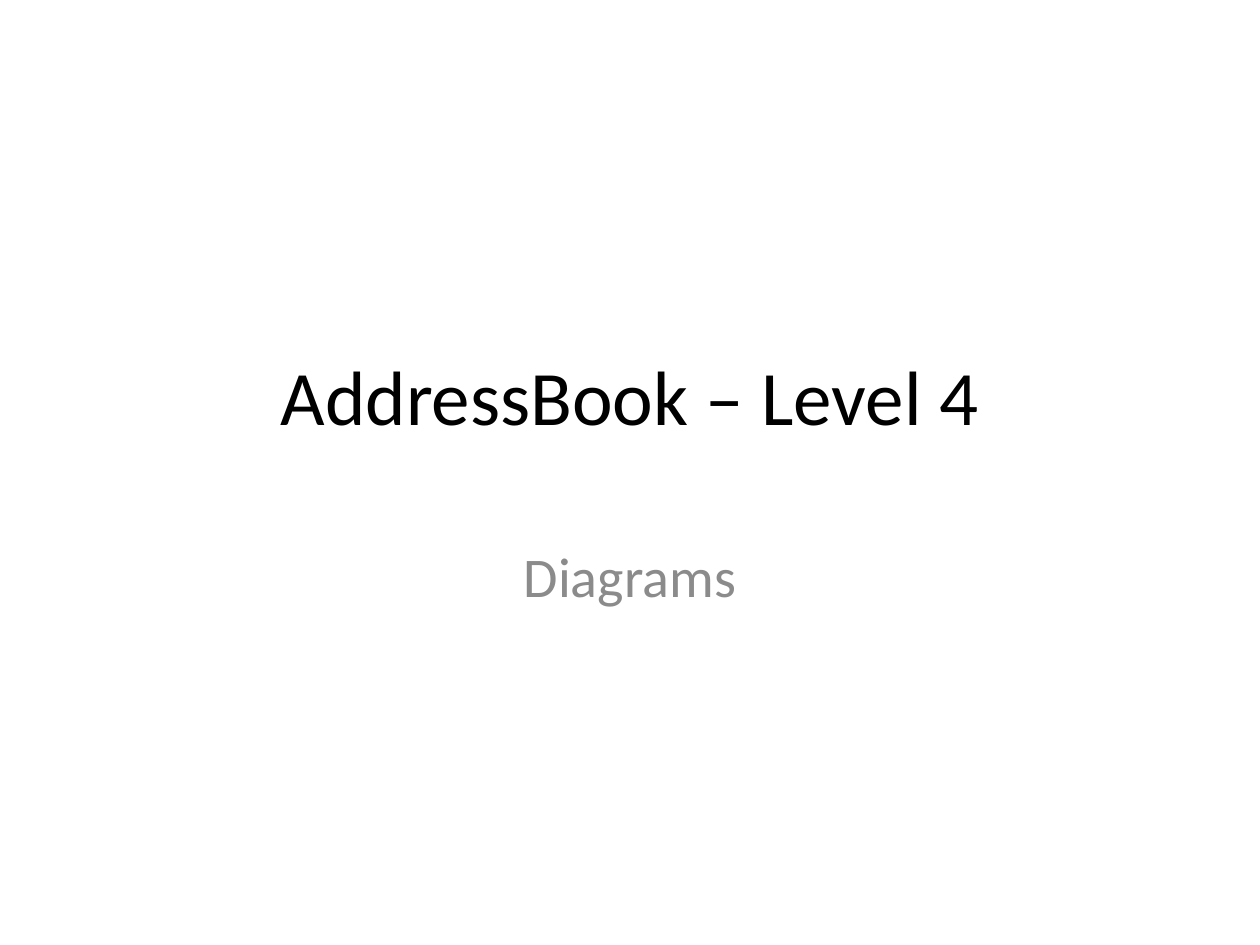
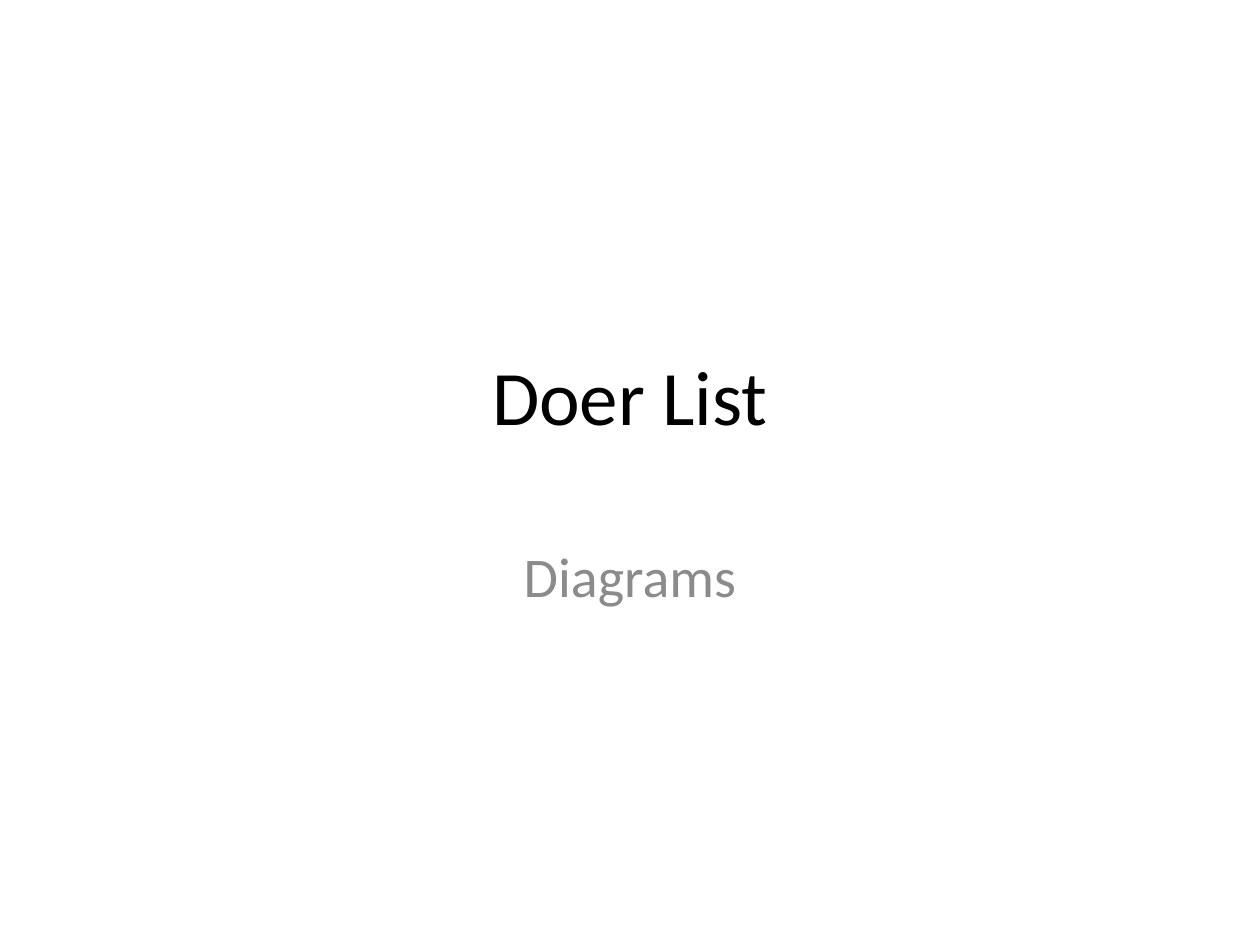
Before and after one commit to unusep/main, a slide deck: slide 1 of docs/diagrams/Diagrams.pptx. Drawn at 1260x945 pixels with LibreOffice and Linux fonts; fonts in the diff are those of the drawing. Boxes give left, top, right and bottom in pixels: in the first picture for what was removed or moved away, otherwise in the second. Text is boxed around its words. In the diff, an @@ line names an element or a change of style, - is before the commit and + after.

```diff
--- a/docs/diagrams/Diagrams.pptx
+++ b/docs/diagrams/Diagrams.pptx
@@ title at (492,372,767,426): text changed @@
-AddressBook – Level 4
+Doer List
```
Also in this commit, not shown: 1 slide removed, 2 other files.
